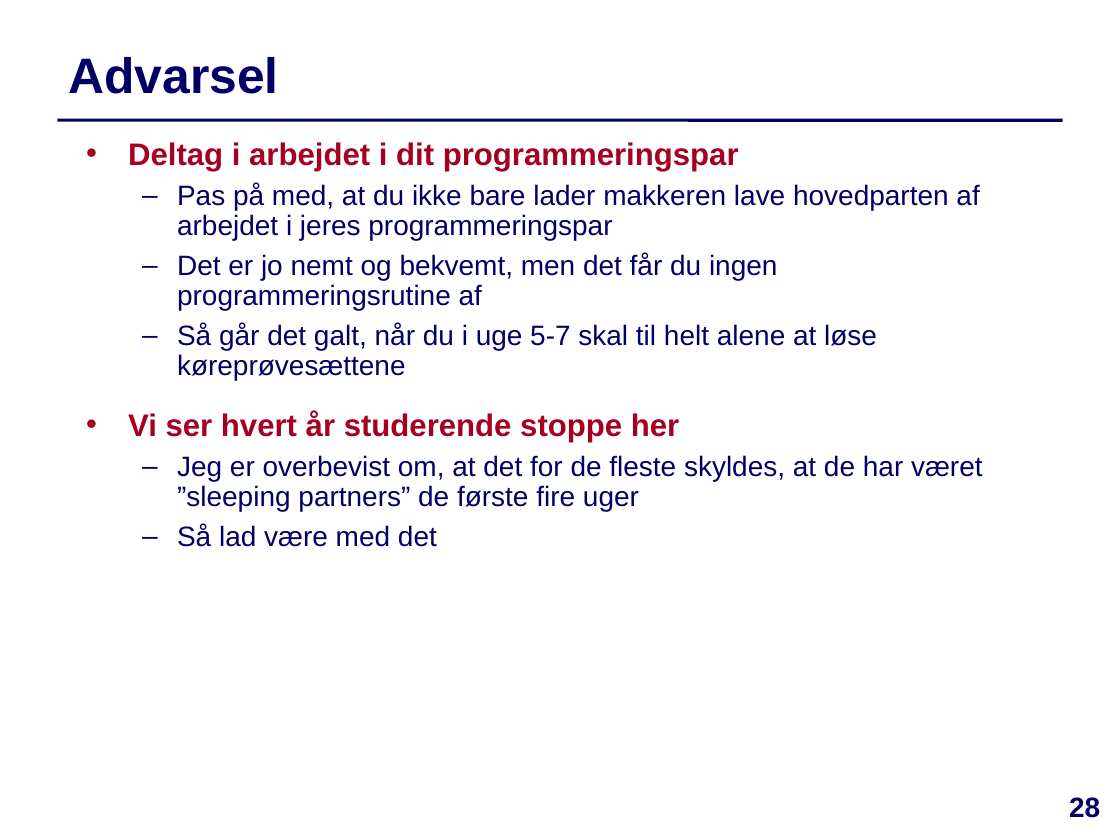
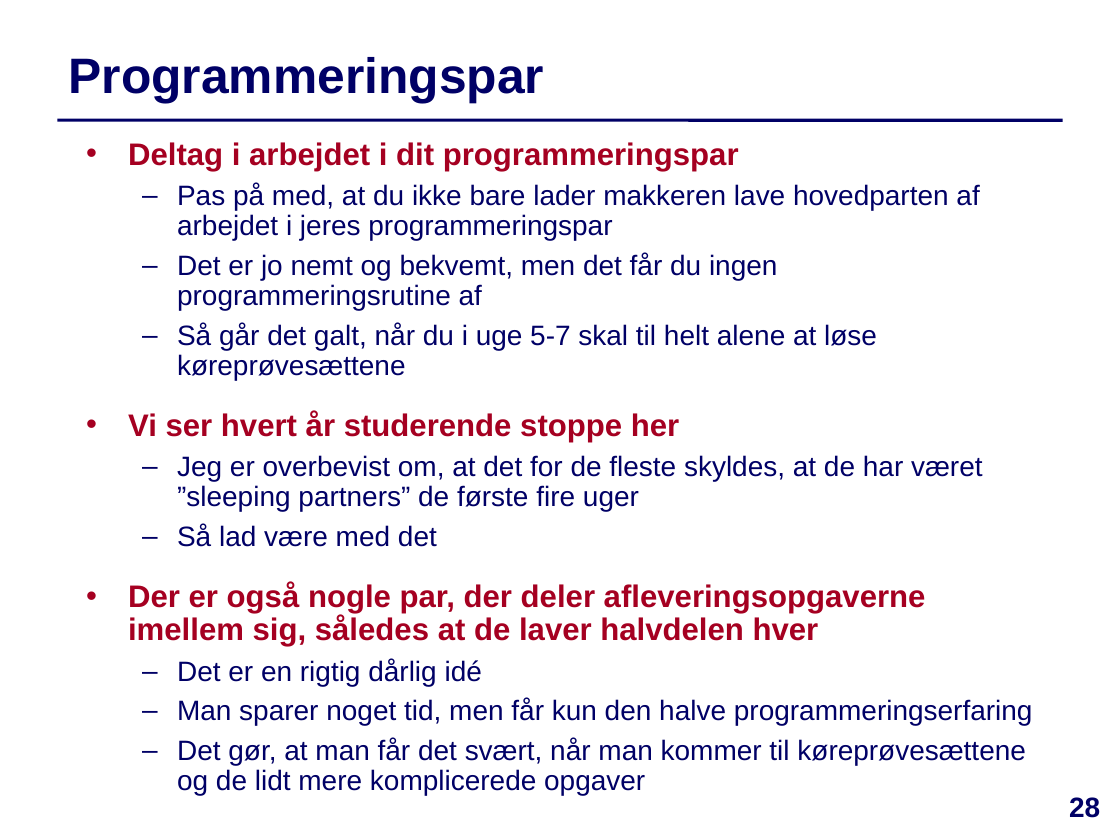
Before and after one commit to IntProgAU/Materiale, a slide deck: slide 28 of web/e22/uge_3a/Slides-Uge3-Mandag.pptx. Drawn at 1120x840 pixels with LibreOffice and Linux fonts; fonts in the diff are those of the drawing. Boxes give left, top, right and bottom in pixels: in the first picture for what was removed or moved away, otherwise in the second. Text is boxed around its words. In the diff, an @@ line names an element or a change of style, - is before the commit and + after.

```diff
--- a/web/e22/uge_3a/Slides-Uge3-Mandag.pptx
+++ b/web/e22/uge_3a/Slides-Uge3-Mandag.pptx
@@ title at [69, 57, 545, 104]: text changed @@
-Advarsel
+Programmeringspar
@@ text at [128, 582, 1033, 795]: paragraphs added @@
+  • Der er også nogle par, der deler afleveringsopgaverne imellem sig, således at de laver halvdelen hver
+  – Det er en rigtig dårlig idé
+  – Man sparer noget tid, men får kun den halve programmeringserfaring
+  – Det gør, at man får det svært, når man kommer til køreprøvesættene og de lidt mere komplicerede opgaver
```
Also in this commit, not shown: 1 slide added, 5 other files.
